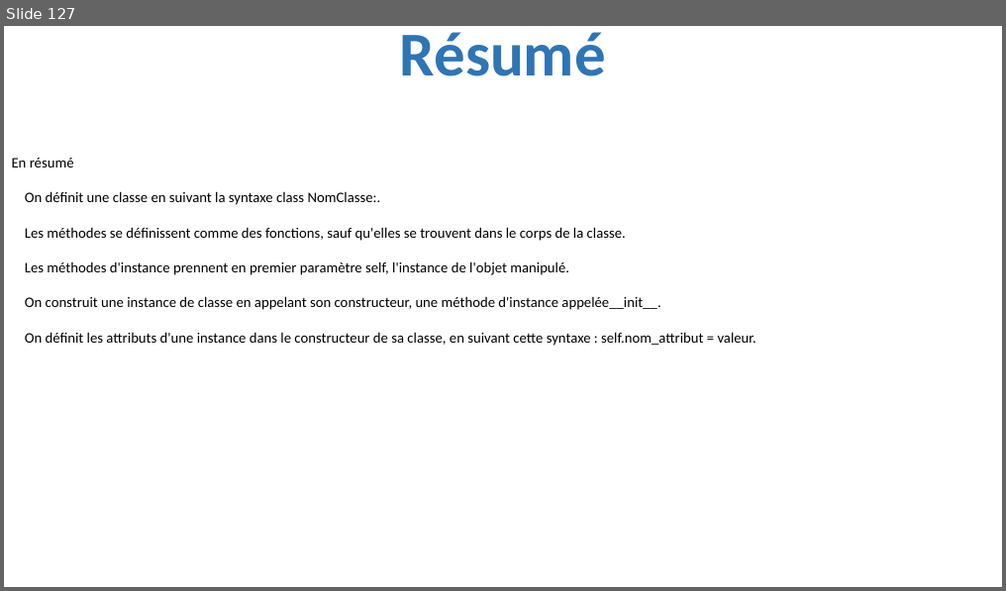
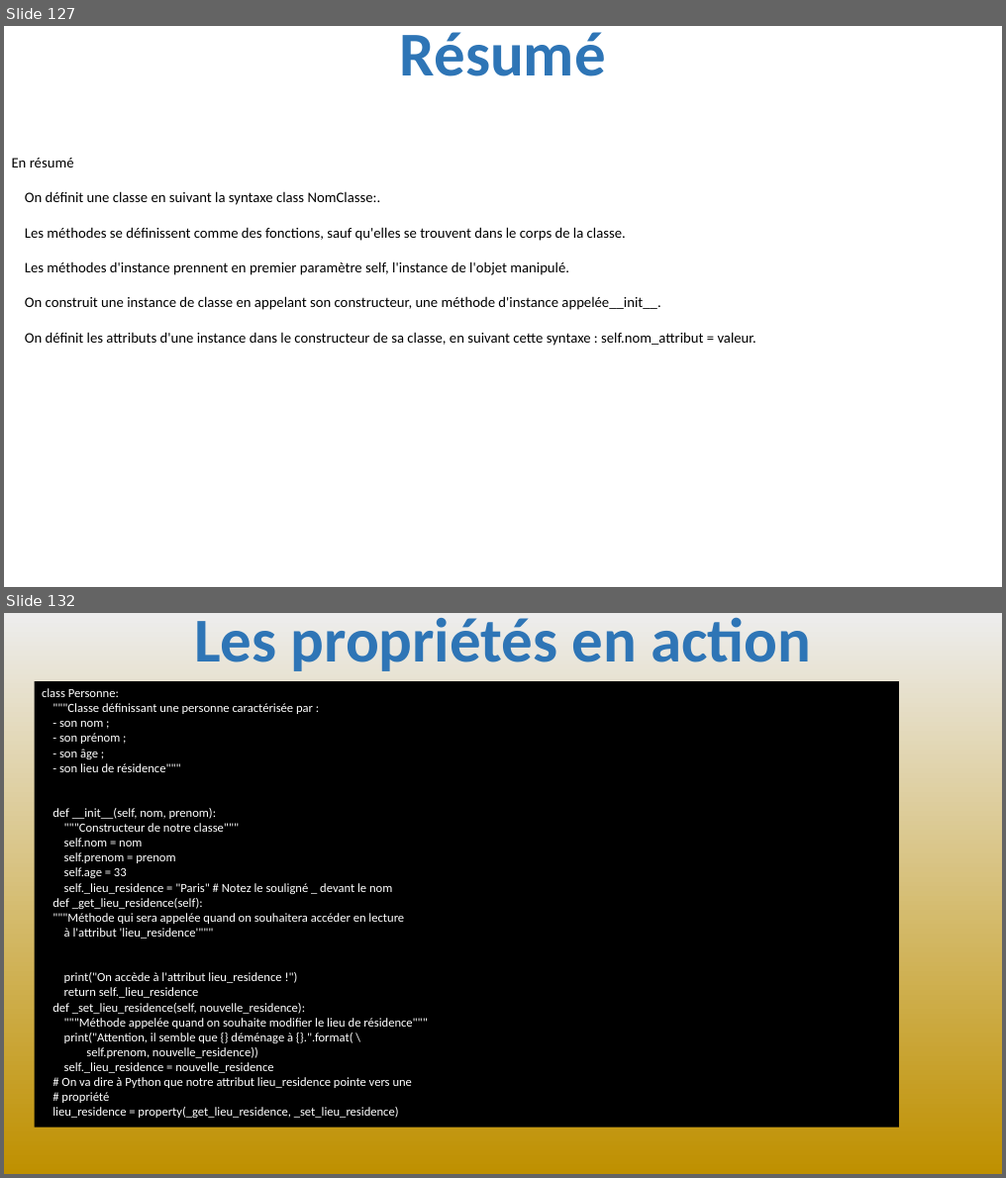
Before and after one commit to julienPalleau/PythonDoc, a slide deck: Python-resume.pptx. Shown one above the other, each under a label of ours: slide 127 before the commit, slides 127 and 132 after it; the slides between them are not shown. The pictures are 1006x591 and 1006x1178 pixels, drawn with LibreOffice and Linux fonts; fonts in the diff are those of the drawing. Boxes give left, top, right and bottom in pixels: in the first picture for what was removed or moved away, otherwise in the second. Text is boxed around its words. In the diff, an @@ line names an element or a change of style, - is before the commit and + after.

```diff
--- a/Python-resume.pptx
+++ b/Python-resume.pptx
@@ slide 132 added at [4, 613, 1002, 1174], background gradient #EDEDED to #BF9000 @@
@@ title added at [194, 617, 812, 671], 60 pt, text #2E75B6, bold @@
+Les propriétés en action
@@ rectangle added at [34, 682, 899, 1128], fill #000000, 12 pt, text #FFFFFF @@
+class Personne:
+"""Classe définissant une personne caractérisée par :
+- son nom ;
+- son prénom ;
+- son âge ;
+- son lieu de résidence"""
+def __init__(self, nom, prenom):
+"""Constructeur de notre classe"""
+self.nom = nom
+self.prenom = prenom
+self.age = 33
+self._lieu_residence = "Paris" # Notez le souligné _ devant le nom
+def _get_lieu_residence(self):
+"""Méthode qui sera appelée quand on souhaitera accéder en lecture
+à l'attribut 'lieu_residence'"""
+print("On accède à l'attribut lieu_residence !")
+return self._lieu_residence
+def _set_lieu_residence(self, nouvelle_residence):
+"""Méthode appelée quand on souhaite modifier le lieu de résidence"""
+print("Attention, il semble que {} déménage à {}.".format( \
+self.prenom, nouvelle_residence))
+self._lieu_residence = nouvelle_residence
+# On va dire à Python que notre attribut lieu_residence pointe vers une
+# propriété
+lieu_residence = property(_get_lieu_residence, _set_lieu_residence)
```
Also in this commit, not shown: 7 other slides added.
